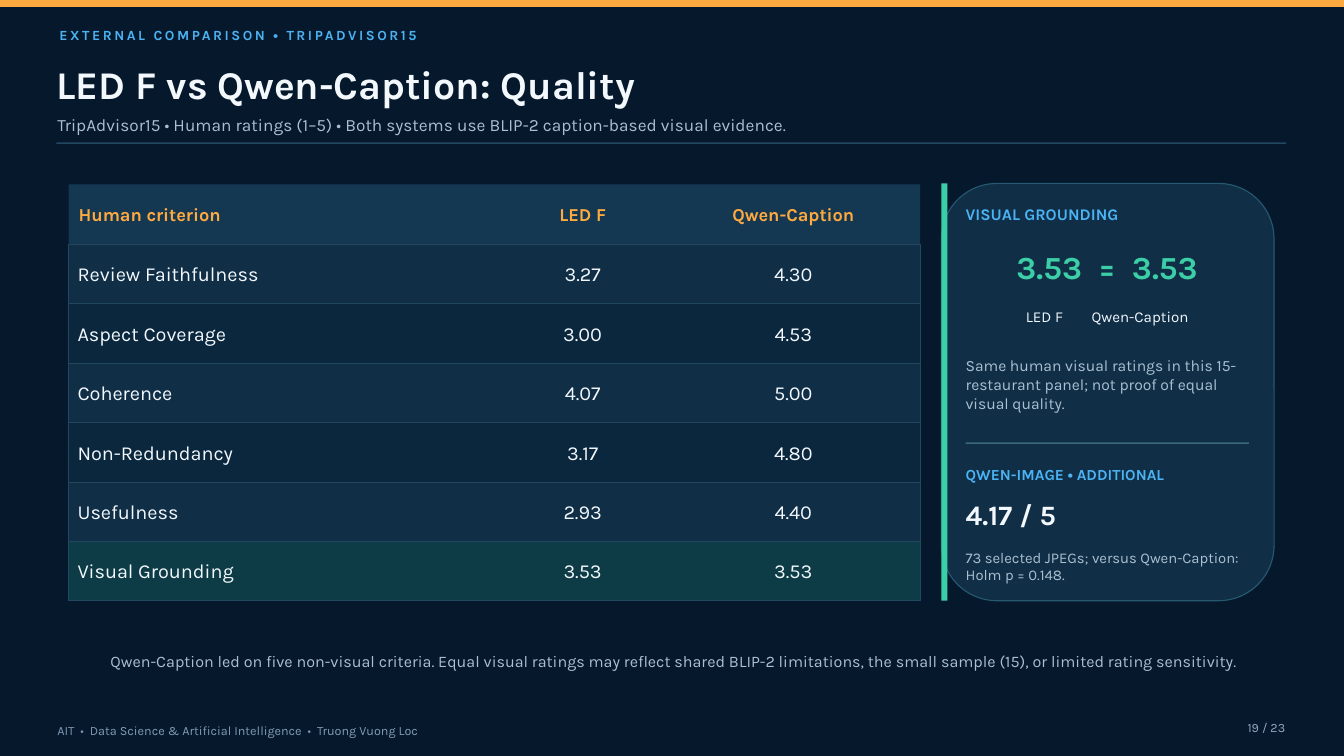
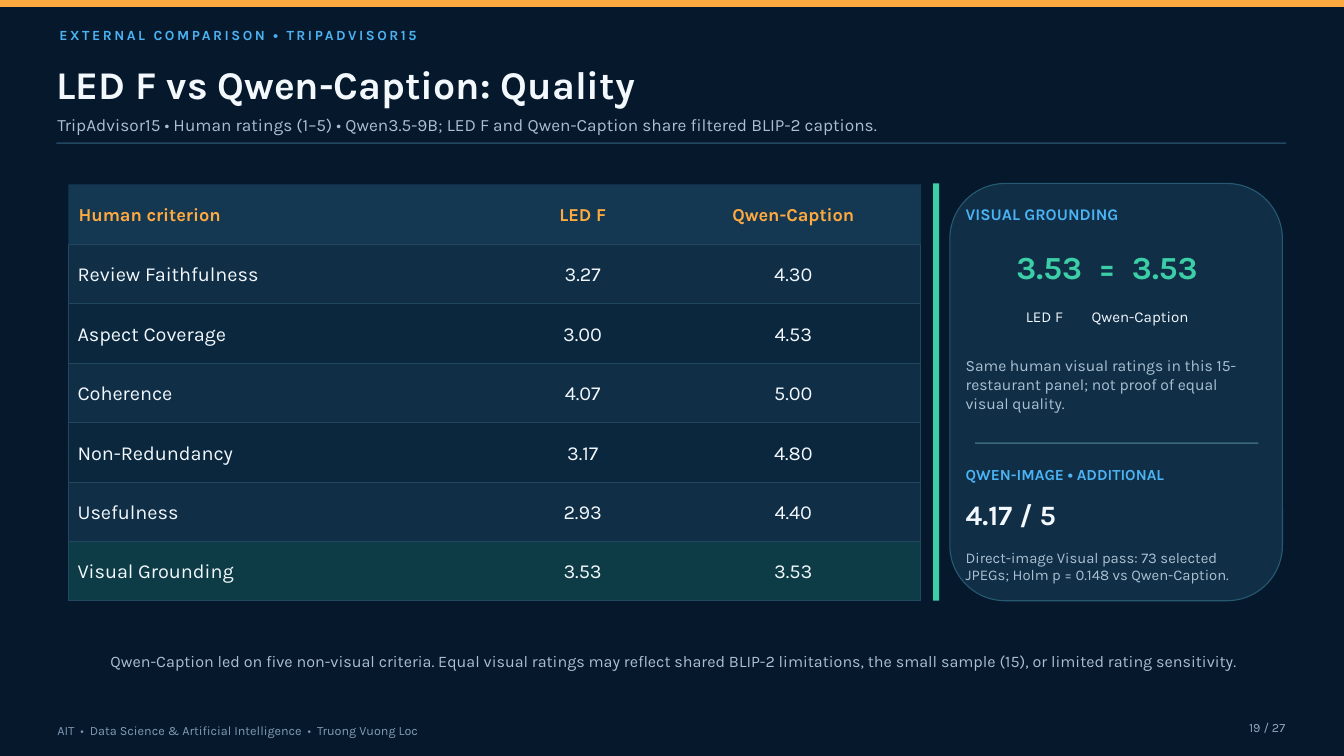
Before and after one commit to vltruong01/restaurant-summarization-thesis, a slide deck: slide 19 of thesis/thesis_slides.pptx. Drawn at 1344x756 pixels with LibreOffice and Linux fonts; fonts in the diff are those of the drawing. Boxes give left, top, right and bottom in pixels: in the first picture for what was removed or moved away, otherwise in the second. Text is boxed around its words. In the diff, an @@ line names an element or a change of style, - is before the commit and + after.

```diff
--- a/thesis/thesis_slides.pptx
+++ b/thesis/thesis_slides.pptx
@@ text at <box>57,118,877,135</box>: text changed @@
-TripAdvisor15 • Human ratings (1–5) • Both systems use BLIP-2 caption-based visual evidence.
+TripAdvisor15 • Human ratings (1–5) • Qwen3.5-9B; LED F and Qwen-Caption share filtered BLIP-2 captions.
@@ rectangle: place and size @@
-rectangle at <box>942,184,948,601</box>
+rectangle at <box>934,184,940,601</box>
@@ rounded rectangle: place and size @@
-rounded rectangle at <box>942,184,1274,601</box>
+rounded rectangle at <box>950,184,1282,601</box>
@@ rectangle: place and size @@
-rectangle at <box>966,443,1249,444</box>
+rectangle at <box>975,443,1258,444</box>
@@ text at <box>966,553,1228,584</box>: text changed @@
-73 selected JPEGs; versus Qwen-Caption: Holm p = 0.148.
+Direct-image Visual pass: 73 selected JPEGs; Holm p = 0.148 vs Qwen-Caption.
@@ text at <box>1249,724,1285,732</box>: text changed @@
-19 / 23
+19 / 27
```
Also in this commit, not shown: 20 other slides changed, 5 slides added, 1 slide removed, 7 other files.
